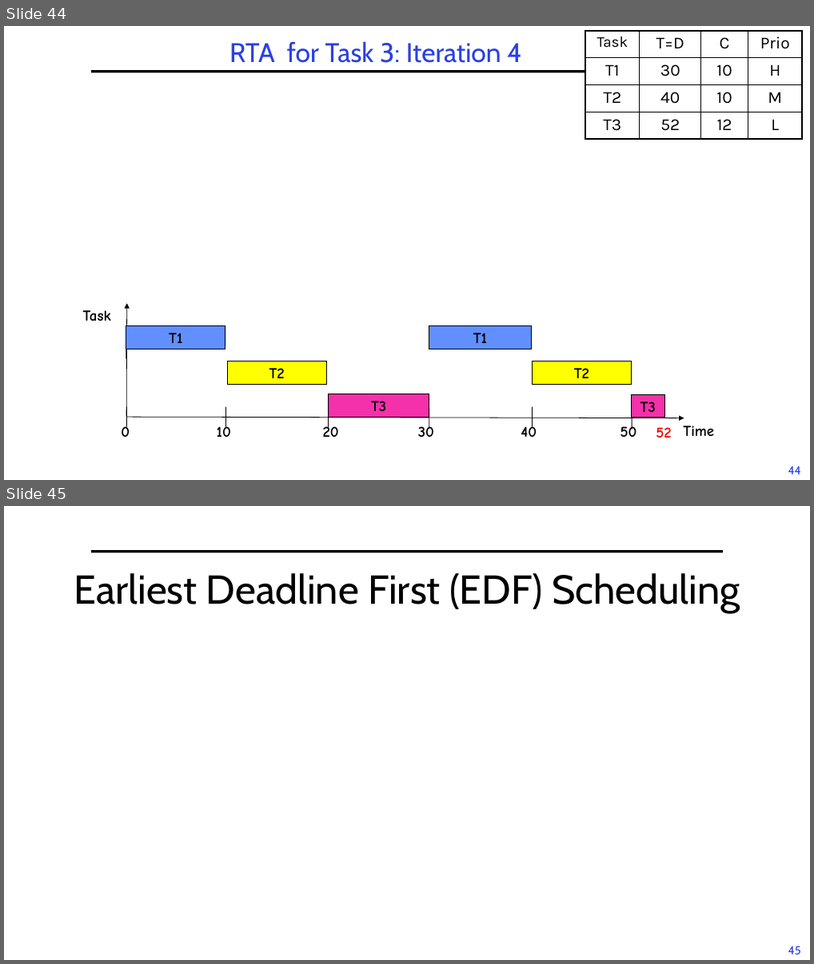
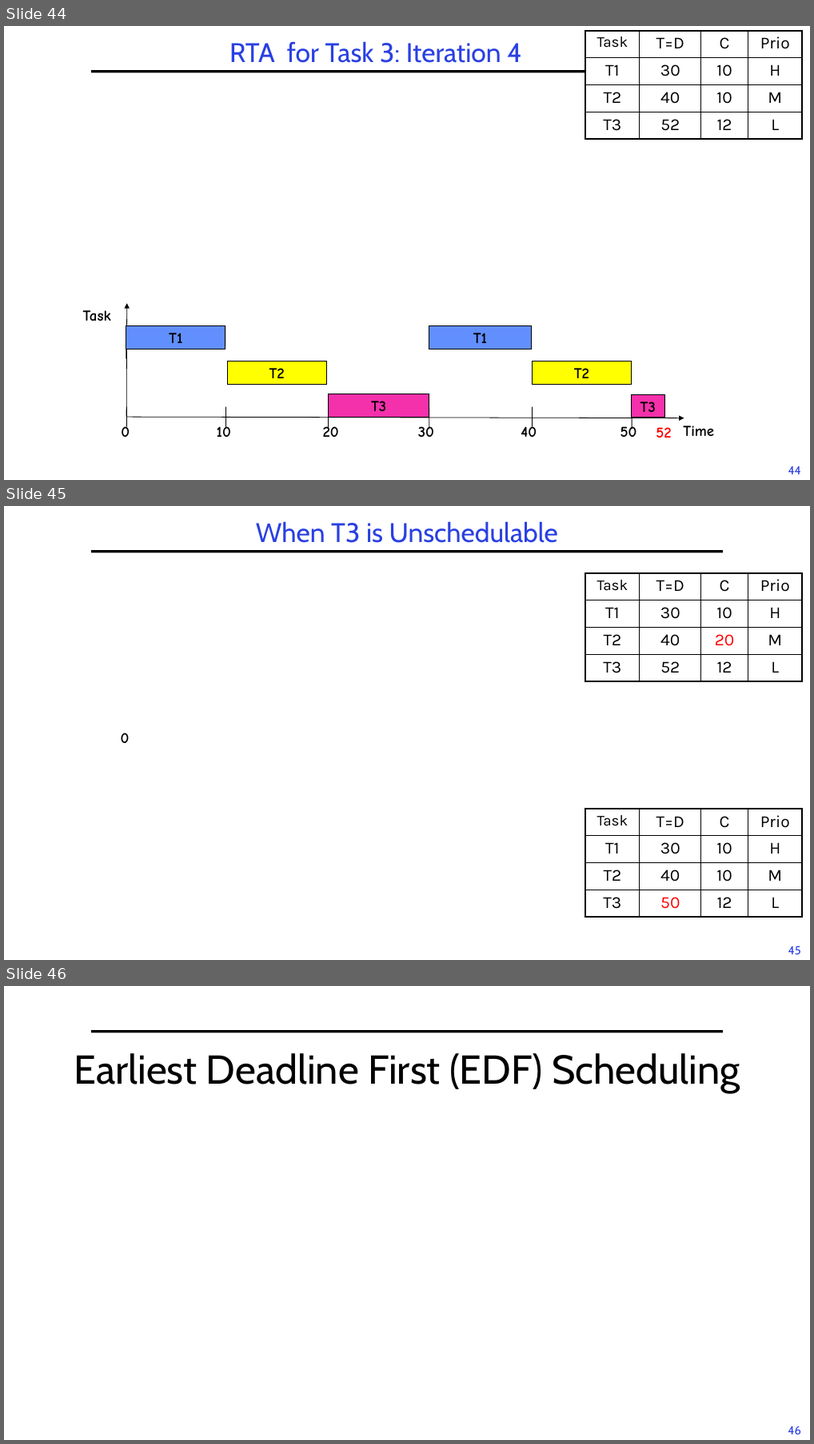
Before and after one commit to guhofstra/CSC256Fa25, a slide deck: PPTs/L6-RTScheduling.pptx. Shown one above the other, each under a label of ours: slides 44 and 45 before the commit, slides 44, 45 and 46 after it. The pictures are 814x964 and 814x1444 pixels, drawn with LibreOffice and Linux fonts; fonts in the diff are those of the drawing; grey boxes stand for pictures; background and template pictures are left out. Boxes give left, top, right and bottom in pixels: in the first picture for what was removed or moved away, otherwise in the second. Text is boxed around its words. In the diff, an @@ line names an element or a change of style, - is before the commit and + after.

```diff
--- a/PPTs/L6-RTScheduling.pptx
+++ b/PPTs/L6-RTScheduling.pptx
@@ slide 45 added at bbox=[4, 506, 810, 960], background #FFFFFF; not listed: 2 template elements that a slide beside it also shows @@
@@ title added at bbox=[256, 521, 558, 543], 32 pt, text #2A40E2 @@
+When T3 is Unschedulable
@@ table added at bbox=[586, 573, 803, 681], 4 rows, 4 columns @@
+Task | T=D | C | Prio
+T1 | 30 | 10 | H
+T2 | 40 | 20 | M
+T3 | 52 | 12 | L
@@ text added at bbox=[121, 732, 130, 743], 18 pt, text #000000, bold @@
+0
@@ table added at bbox=[586, 808, 803, 916], 4 rows, 4 columns @@
+Task | T=D | C | Prio
+T1 | 30 | 10 | H
+T2 | 40 | 10 | M
+T3 | 50 | 12 | L
@@ what was slide 45 is now slide 46 @@
@@ page number at bbox=[788, 1425, 802, 1434]: text changed @@
-45
+46
```
Also in this commit, not shown: 3 slides changed, 1 other file.
